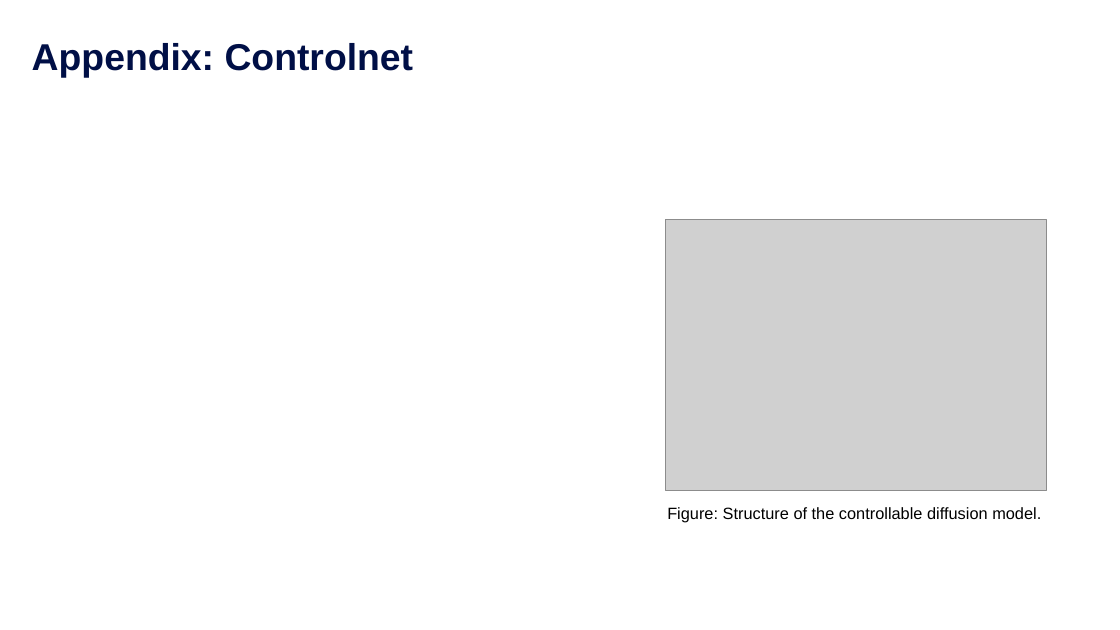
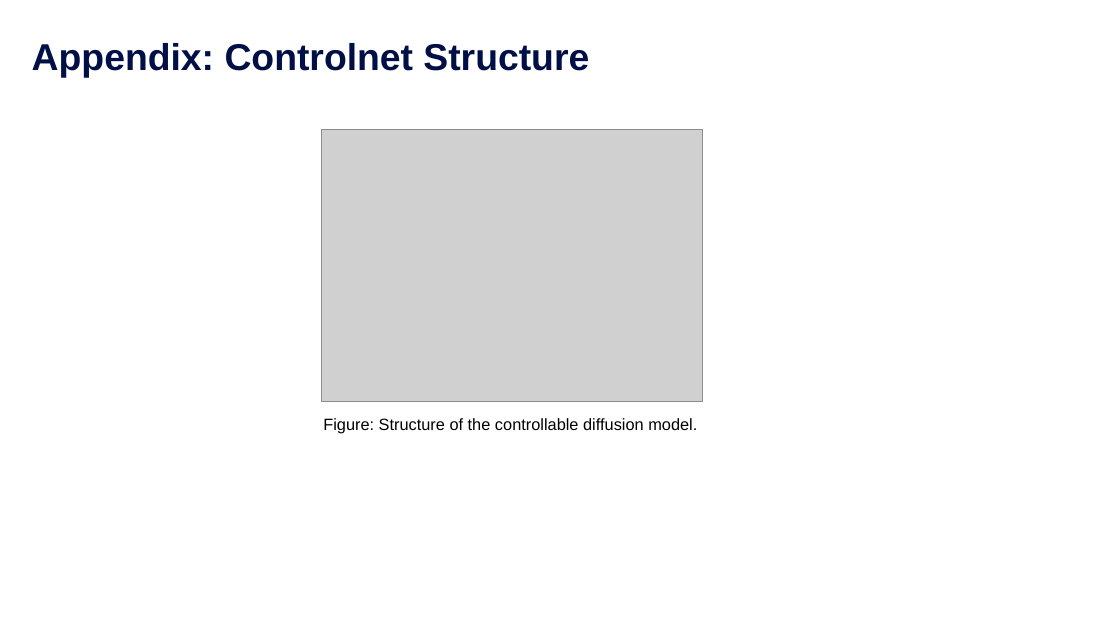
Before and after one commit to chengchengchenchen/MCS-Research-Project, a slide deck: slide 15 of doc/Presentation-revised.pptx (slide 13 before the commit). Drawn at 1120x630 pixels with LibreOffice and Linux fonts; fonts in the diff are those of the drawing; grey boxes stand for pictures; background and template pictures are left out. Boxes give left, top, right and bottom in pixels: in the first picture for what was removed or moved away, otherwise in the second. Text is boxed around its words. In the diff, an @@ line names an element or a change of style, - is before the commit and + after.

```diff
--- a/doc/Presentation-revised.pptx
+++ b/doc/Presentation-revised.pptx
@@ title at box(32, 43, 589, 78): text changed @@
-Appendix: Controlnet
+Appendix: Controlnet Structure
@@ picture: place and size @@
-picture at box(666, 219, 1047, 491)
+picture at box(322, 130, 702, 402)
@@ text "Figure: Structure of the controllable ...": place and size @@
-text "Figure: Structure of the controllable ..." at box(667, 507, 1041, 523)
+text "Figure: Structure of the controllable ..." at box(323, 418, 697, 434)
```
Also in this commit, not shown: 9 other slides changed, 5 slides added, 1 slide removed, 2 other files.
